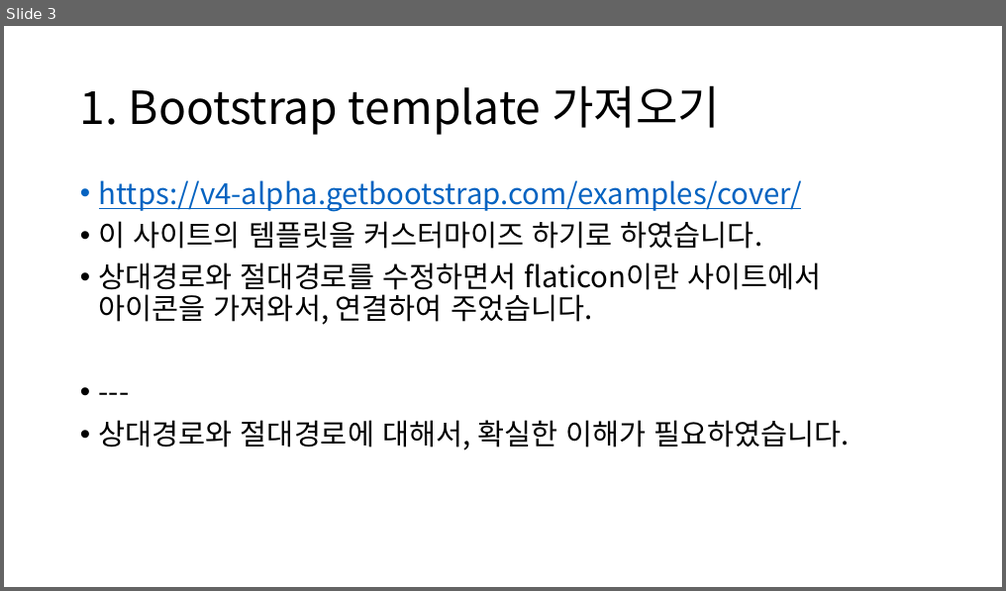
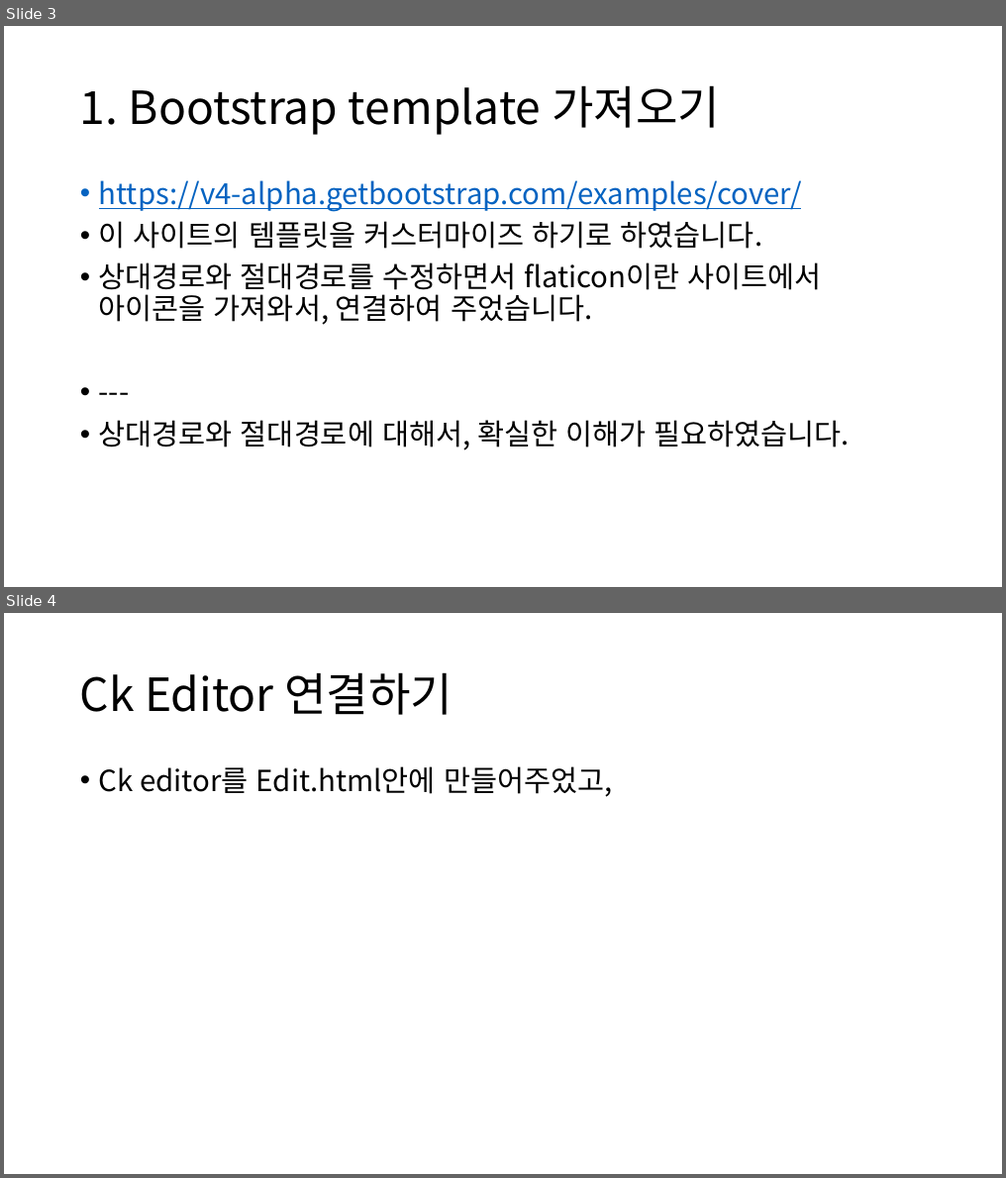
Before and after one commit to scarletbreeze/17-1_semester_webprogramming, a slide deck: webdiary만들기/웹프로그래밍과제.pptx. Shown one above the other, each under a label of ours: slide 3 before the commit, slides 3 and 4 after it. The pictures are 1006x591 and 1006x1178 pixels, drawn with LibreOffice and Linux fonts; fonts in the diff are those of the drawing. Boxes give left, top, right and bottom in pixels: in the first picture for what was removed or moved away, otherwise in the second. Text is boxed around its words. In the diff, an @@ line names an element or a change of style, - is before the commit and + after.

```diff
--- a/webdiary만들기/웹프로그래밍과제.pptx
+++ b/webdiary만들기/웹프로그래밍과제.pptx
@@ slide 4 added at [4, 613, 1002, 1174], background #FFFFFF @@
@@ title added at [80, 672, 452, 715], 44 pt, text #000000 @@
+Ck Editor 연결하기
@@ text added at [99, 766, 612, 797], 28 pt, text #000000 @@
+• Ck editor를 Edit.html안에 만들어주었고,
```
Also in this commit, not shown: 6 other files.
